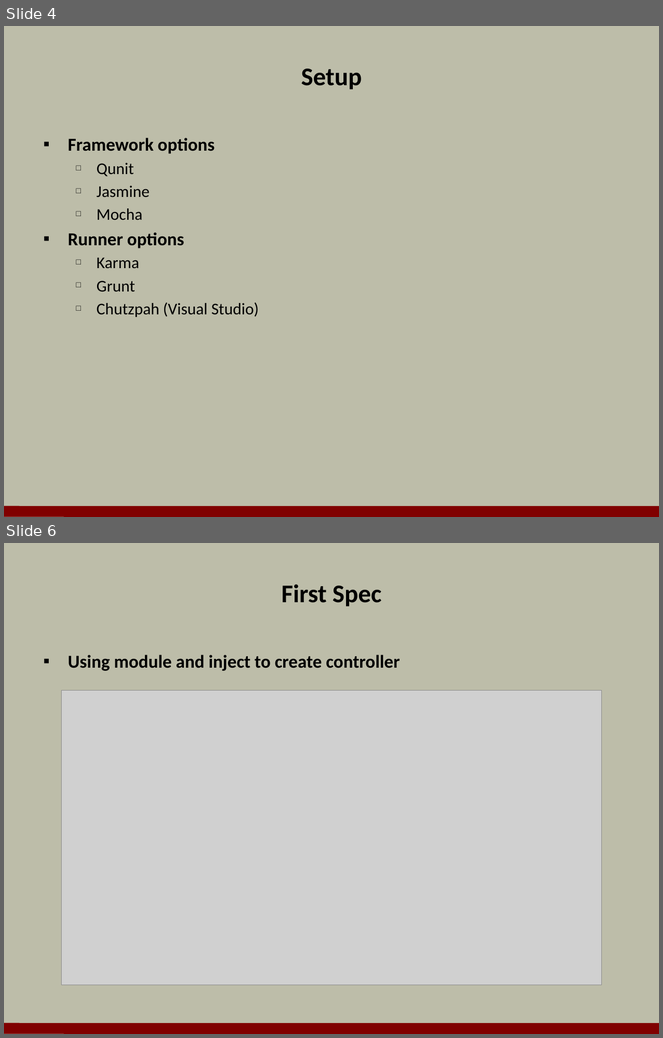
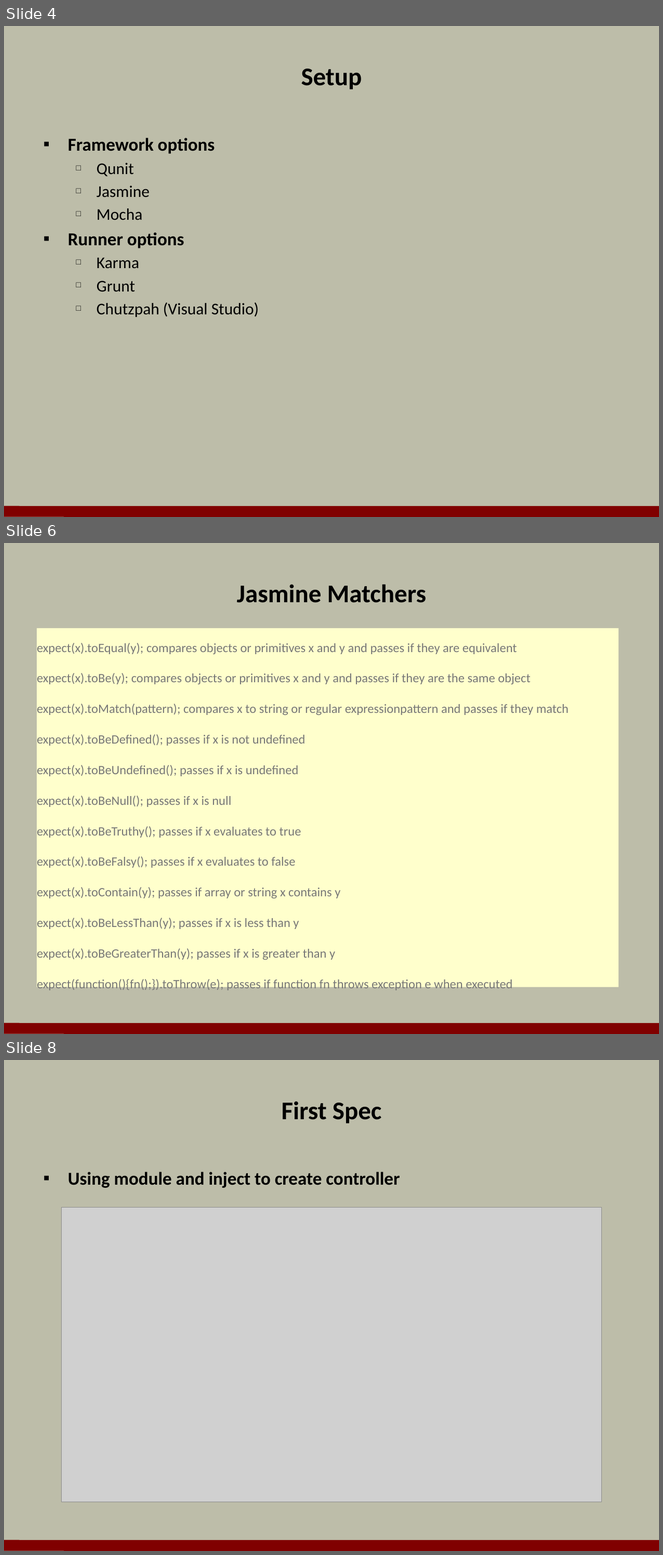
Before and after one commit to OdeToCode/classes, a slide deck: angularjs/slides/06_Testing.pptx. Shown one above the other, each under a label of ours: slides 4 and 6 before the commit, slides 4, 6 and 8 after it; the slides between them are not shown. The pictures are 663x1038 and 663x1555 pixels, drawn with LibreOffice and Linux fonts; fonts in the diff are those of the drawing; grey boxes stand for pictures; background and template pictures are left out. Boxes give left, top, right and bottom in pixels: in the first picture for what was removed or moved away, otherwise in the second. Text is boxed around its words. In the diff, an @@ line names an element or a change of style, - is before the commit and + after.

```diff
--- a/angularjs/slides/06_Testing.pptx
+++ b/angularjs/slides/06_Testing.pptx
@@ slide 6 added at (4,543,659,1034), background #BDBDA9; not listed: 1 template element that a slide beside it also shows @@
@@ title added at (237,584,427,603), 28 pt, text #000000, bold @@
+Jasmine Matchers
@@ text added at (37,625,619,991), fill #FFFFCC, 14 pt, text #777777 @@
+expect(x).toEqual(y); compares objects or primitives x and y and passes if they are equivalent
+expect(x).toBe(y); compares objects or primitives x and y and passes if they are the same object
+expect(x).toMatch(pattern); compares x to string or regular expressionpattern and passes if they match
+expect(x).toBeDefined(); passes if x is not undefined
+expect(x).toBeUndefined(); passes if x is undefined
+expect(x).toBeNull(); passes if x is null
+expect(x).toBeTruthy(); passes if x evaluates to true
+expect(x).toBeFalsy(); passes if x evaluates to false
+expect(x).toContain(y); passes if array or string x contains y
+expect(x).toBeLessThan(y); passes if x is less than y
+expect(x).toBeGreaterThan(y); passes if x is greater than y
+expect(function(){fn();}).toThrow(e); passes if function fn throws exception e when executed
@@ what was slide 6 is now slide 8 @@
```
Also in this commit, not shown: 1 slide changed, 7 other slides added, 9 other files.
